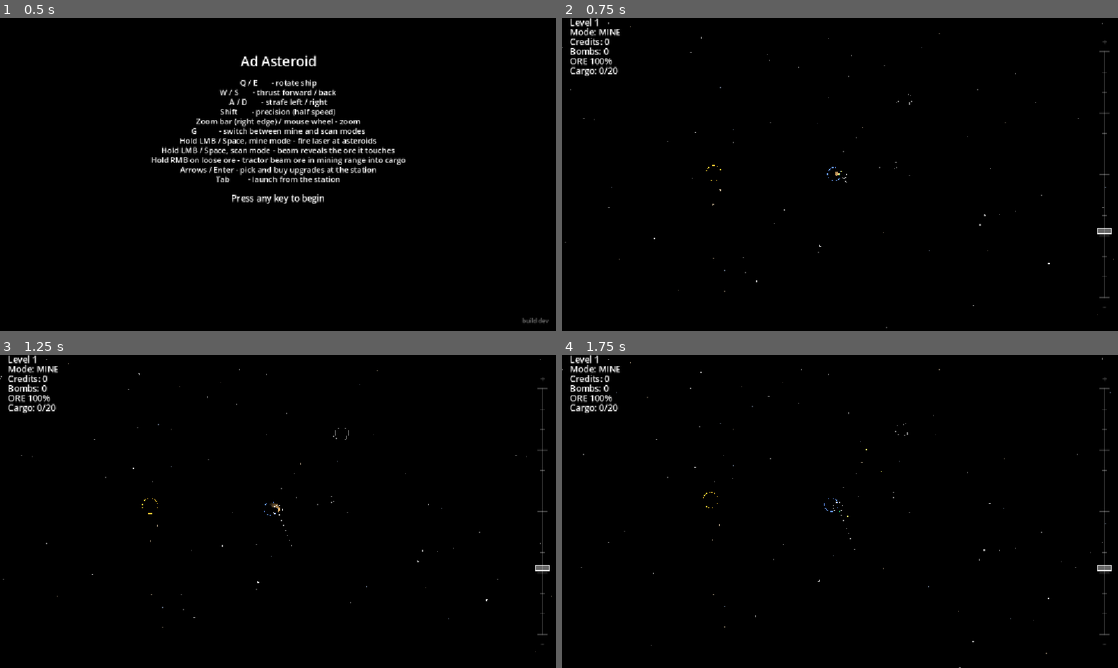
Above: before the commit, frames 1-4 (two rows, left to right).
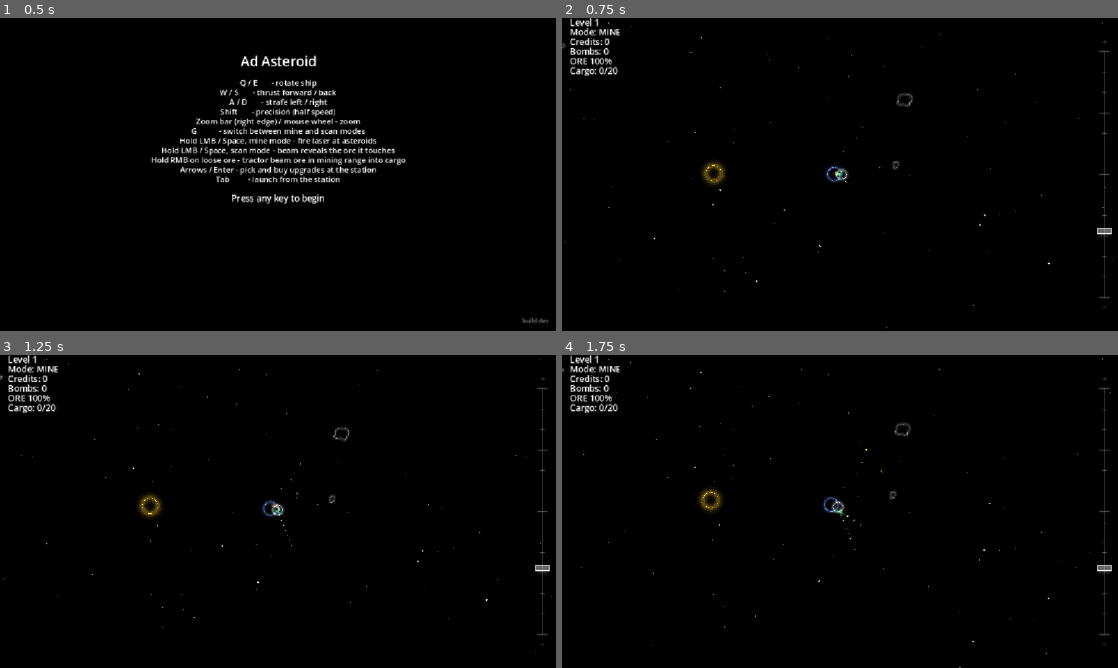
Above: after the commit, the same moments.

Repository: smdriggers/ad_asteroid_godot
Game: Godot game, scene res://main.tscn
Same seed, same stepped clock (60 frames per second), same inputs: the game is played once before the commit and once after it.
Inputs (mouse positions are in pixels of both pictures, inside the frame that each line leads up to):
- Up to frame 1 (0.5 s): no input
- Up to frame 2 (0.75 s): tap Enter at 0.5 s; move the mouse to (962, 158) at 0.52 s; hold D from 0.53 s (still down); hold E from 0.53 s (still down); click (962, 158) at 0.67 s
- Up to frame 3 (1.25 s): keep holding D; keep holding E; tap Space at 0.77 s
- Up to frame 4 (1.75 s): release D at 1.25 s; release E at 1.25 s; drag from (728, 527) to (812, 574) at 1.27 s

Frame 1 is identical in both runs. In frame 2, 0.4% of the frame differs, in the area x 0-64%, y 8-54%; in frame 3, 0.4%; in frame 4, 0.4%, in the area x 0-63%, y 4-55%.

Commit message:
Add neon glow to the wireframe rendering
A shared render/glow.gd helper draws a few wide, faint halo strokes
under each shape before the sharp line, sized in screen px so the glow
holds at every zoom. Done by hand rather than Godot's glow post-process,
which isn't dependable on the web/Compatibility renderer.

Applied to asteroids (batched per asteroid), the ship, competitors, the
star (wider halo), planets, stations, bolts, bombs, sparks, the scan
beam, loose ore and the tractor rings. Tunable via GLOW_* in config.gd.

Co-Authored-By: Claude Opus 5.5 <noreply@anthropic.com>

Diff:
--- a/config.gd
+++ b/config.gd
@@ -302,6 +302,11 @@
 const SCAN_BEAM_COLOR: Color = Color(0.4, 1.0, 1.0)
 
 # --- Look ---
+# Neon glow (render/glow.gd): halo strokes drawn under every outline.
+const GLOW_ENABLED: bool = true
+const GLOW_PASSES: Array = [[10.0, 0.06], [6.0, 0.12], [3.0, 0.22]]  # [extra width in screen px, alpha], widest first
+const GLOW_INTENSITY: float = 1.0     # multiplies every halo's alpha
+const GLOW_STAR_STRENGTH: float = 2.5 # the star's halo is this much wider
 const BG_COLOR: Color = Color(0, 0, 0)  # black background (also set as the project's default clear color)
 
 # Thrust puffs (DESIGN.md §16.3); ported from pygame config.py. Purely
--- a/main.gd
+++ b/main.gd
@@ -174,6 +174,7 @@
 	cam.set_zoom_scale(cam.zoom_scale)  # re-clamp to the new level's range
 
 	$Star/StarView.outline_color = Config.STAR_COLOR
+	$Star/StarView.glow_strength = Config.GLOW_STAR_STRENGTH
 	$Star/StarView.camera = cam
 	$Star/StarView.min_screen_size = Config.STAR_MIN_SCREEN_SIZE
 
--- a/render/asteroid_view.gd
+++ b/render/asteroid_view.gd
@@ -22,22 +22,27 @@
 	# DESIGN.md §11: the outline is always drawn; a scanned edge shows its
 	# owner's material color instead of grey. A deep scan can also reveal
 	# interior edges, which then get drawn too, in their owner's color.
+	# All edges go out in one batched, glowing draw.
+	var points := PackedVector2Array()
+	var colors := PackedColorArray()
 	for key in graph.exterior_edges.keys():
-		_draw_edge(key)
+		_add_edge(key, points, colors)
 	for key in graph.revealed.keys():
 		if not graph.exterior_edges.has(key):
-			_draw_edge(key)
+			_add_edge(key, points, colors)
+	if not points.is_empty():
+		Glow.multiline_colors(self, points, colors, 2.0)
 
-func _draw_edge(key: String) -> void:
+func _add_edge(key: String, points: PackedVector2Array, colors: PackedColorArray) -> void:
 	var n: Array = AsteroidGraph.edge_nodes(key)
-	var a: Vector2 = AsteroidGraph.node_offset(n[0], Config.HEX_NODE_RADIUS)
-	var b: Vector2 = AsteroidGraph.node_offset(n[1], Config.HEX_NODE_RADIUS)
+	points.append(AsteroidGraph.node_offset(n[0], Config.HEX_NODE_RADIUS))
+	points.append(AsteroidGraph.node_offset(n[1], Config.HEX_NODE_RADIUS))
 	var color: Color = Config.UNSCANNED_EDGE_COLOR
 	if graph.revealed.has(key):
 		var owner: Vector2i = graph.edge_owner.get(key, n[0])
 		var mat: int = graph.node_material.get(owner, Materials.IRON)
 		color = _damage_color(owner, mat)
-	draw_line(a, b, color, 2.0)
+	colors.append(color)
 
 func _damage_color(owner: Vector2i, mat: int) -> Color:
 	# Damage feedback — DESIGN.md §16.2: an edge whose owner has lost HP
--- a/render/bolts_view.gd
+++ b/render/bolts_view.gd
@@ -12,4 +12,4 @@
 		var dir: Vector2 = bolt.velocity
 		if dir.length() > 0.0:
 			dir = dir.normalized()
-		draw_line(bolt.position, bolt.position - dir * Config.BOLT_TRAIL_LENGTH, Config.BOLT_COLOR, 2.0)
+		Glow.line(self, bolt.position, bolt.position - dir * Config.BOLT_TRAIL_LENGTH, Config.BOLT_COLOR, 2.0)
--- a/render/bombs_view.gd
+++ b/render/bombs_view.gd
@@ -9,4 +9,4 @@
 func _draw() -> void:
 	var bombs: Array = get_parent().bombs
 	for bomb in bombs:
-		draw_circle(bomb.position, Config.BOMB_DRAW_RADIUS, Config.BOMB_COLOR)
+		Glow.dot(self, bomb.position, Config.BOMB_DRAW_RADIUS, Config.BOMB_COLOR)
--- a/render/competitor_view.gd
+++ b/render/competitor_view.gd
@@ -14,4 +14,4 @@
 	var back_left := Vector2(-r * 0.6, r * 0.8).rotated(heading)
 	var back_right := Vector2(r * 0.6, r * 0.8).rotated(heading)
 	var points := PackedVector2Array([nose, back_left, back_right, nose])
-	draw_polyline(points, Config.COMP_COLOR, 2.0)
+	Glow.polyline(self, points, Config.COMP_COLOR, 2.0)
--- /dev/null
+++ b/render/glow.gd
@@ -0,0 +1,58 @@
+extends RefCounted
+class_name Glow
+# render/glow.gd — neon glow for the wireframe look. Each shape is drawn
+# as a few wide, faint halo strokes underneath, then the normal sharp
+# line on top. Done by hand rather than with Godot's glow post-process,
+# which isn't dependable on the web/Compatibility renderer this ships on.
+#
+# Halo widths are in screen px, so the glow looks the same at every zoom.
+# Every function takes the CanvasItem to draw on and an optional
+# `strength` (1 = normal; the star uses more).
+
+static func _zoom(ci: CanvasItem) -> float:
+	# Screen px per world unit at this item (the camera's zoom).
+	return ci.get_global_transform_with_canvas().get_scale().x
+
+static func _passes(strength: float) -> Array:
+	# [extra width in screen px, alpha], widest/faintest first.
+	if not Config.GLOW_ENABLED:
+		return []
+	var out: Array = []
+	for p in Config.GLOW_PASSES:
+		out.append([p[0] * strength, minf(1.0, p[1] * Config.GLOW_INTENSITY)])
+	return out
+
+static func line(ci: CanvasItem, a: Vector2, b: Vector2, color: Color, width: float, strength: float = 1.0) -> void:
+	var px: float = 1.0 / _zoom(ci)
+	for p in _passes(strength):
+		ci.draw_line(a, b, Color(color, color.a * p[1]), width + p[0] * px)
+	ci.draw_line(a, b, color, width)
+
+static func polyline(ci: CanvasItem, points: PackedVector2Array, color: Color, width: float, strength: float = 1.0) -> void:
+	var px: float = 1.0 / _zoom(ci)
+	for p in _passes(strength):
+		ci.draw_polyline(points, Color(color, color.a * p[1]), width + p[0] * px)
+	ci.draw_polyline(points, color, width)
+
+static func multiline_colors(ci: CanvasItem, points: PackedVector2Array, colors: PackedColorArray, width: float, strength: float = 1.0) -> void:
+	# Batched segments (pairs of points), one color per segment.
+	var px: float = 1.0 / _zoom(ci)
+	for p in _passes(strength):
+		var faint := PackedColorArray()
+		faint.resize(colors.size())
+		for i in range(colors.size()):
+			faint[i] = Color(colors[i], colors[i].a * p[1])
+		ci.draw_multiline_colors(points, faint, width + p[0] * px)
+	ci.draw_multiline_colors(points, colors, width)
+
+static func arc(ci: CanvasItem, center: Vector2, radius: float, color: Color, width: float, segments: int = 48, strength: float = 1.0) -> void:
+	var px: float = 1.0 / _zoom(ci)
+	for p in _passes(strength):
+		ci.draw_arc(center, radius, 0.0, TAU, segments, Color(color, color.a * p[1]), width + p[0] * px)
+	ci.draw_arc(center, radius, 0.0, TAU, segments, color, width)
+
+static func dot(ci: CanvasItem, center: Vector2, radius: float, color: Color, strength: float = 1.0) -> void:
+	var px: float = 1.0 / _zoom(ci)
+	for p in _passes(strength):
+		ci.draw_circle(center, radius + p[0] * 0.5 * px, Color(color, color.a * p[1]))
+	ci.draw_circle(center, radius, color)
--- a/render/loose_ore_view.gd
+++ b/render/loose_ore_view.gd
@@ -23,7 +23,7 @@
 		var pos: Vector2 = main.loose_ore_position(item)
 		if item.pulled:
 			_draw_beam(pos, ship_pos, zoom_scale)
-		draw_circle(pos, 3.0, Materials.color(item.material))
+		Glow.dot(self, pos, 3.0, Materials.color(item.material))
 
 func _draw_beam(ore_pos: Vector2, ship_pos: Vector2, zoom_scale: float) -> void:
 	var to_ship: Vector2 = ship_pos - ore_pos
@@ -51,4 +51,4 @@
 	for i in range(RING_SEGMENTS + 1):
 		var a: float = TAU * float(i) / float(RING_SEGMENTS)
 		points.append(center + major_dir * (cos(a) * half_w) + minor_dir * (sin(a) * half_h))
-	draw_polyline(points, color, 1.2 * px, true)
+	Glow.polyline(self, points, color, 1.2 * px, 0.5)
--- a/render/orbit_body_view.gd
+++ b/render/orbit_body_view.gd
@@ -10,6 +10,7 @@
 var camera: CameraControl = null
 var min_screen_size: float = 0.0  # 0 = no floor
 var max_screen_size: float = 0.0  # 0 = no ceiling; set per-instance (planet/station) from main.gd
+var glow_strength: float = 1.0    # halo width multiplier (render/glow.gd); the star uses more
 
 func _process(_delta: float) -> void:
 	queue_redraw()
@@ -25,4 +26,4 @@
 			# Not real size past this point — stops the planet/station from
 			# ballooning as the camera zooms in close.
 			drawn_r = min(drawn_r, max_screen_size / camera.zoom_scale)
-	draw_arc(Vector2.ZERO, drawn_r, 0.0, TAU, 48, outline_color, 2.0)
+	Glow.arc(self, Vector2.ZERO, drawn_r, outline_color, 2.0, 48, glow_strength)
--- a/render/scan_beam_view.gd
+++ b/render/scan_beam_view.gd
@@ -17,6 +17,6 @@
 	if beam.is_empty():
 		return
 	var ship_pos: Vector2 = main.ship.position
-	draw_line(ship_pos, beam.left_end, Config.SCAN_BEAM_COLOR, 1.5)
+	Glow.line(self, ship_pos, beam.left_end, Config.SCAN_BEAM_COLOR, 1.5)
 	if beam.right_end != beam.left_end:
-		draw_line(ship_pos, beam.right_end, Config.SCAN_BEAM_COLOR, 1.5)
+		Glow.line(self, ship_pos, beam.right_end, Config.SCAN_BEAM_COLOR, 1.5)
--- a/render/ship_view.gd
+++ b/render/ship_view.gd
@@ -16,4 +16,4 @@
 	var back_left := Vector2(-r * 0.6, r * 0.8).rotated(heading)
 	var back_right := Vector2(r * 0.6, r * 0.8).rotated(heading)
 	var points := PackedVector2Array([nose, back_left, back_right, nose])
-	draw_polyline(points, Config.SHIP_COLOR, 2.0)
+	Glow.polyline(self, points, Config.SHIP_COLOR, 2.0)
--- a/render/sparks_view.gd
+++ b/render/sparks_view.gd
@@ -12,4 +12,4 @@
 		var col: Color = s.color
 		if s.dim:
 			col = col.darkened(Config.SPARK_DIM_FACTOR)
-		draw_circle(s.position, 2.5, col)
+		Glow.dot(self, s.position, 2.5, col)
